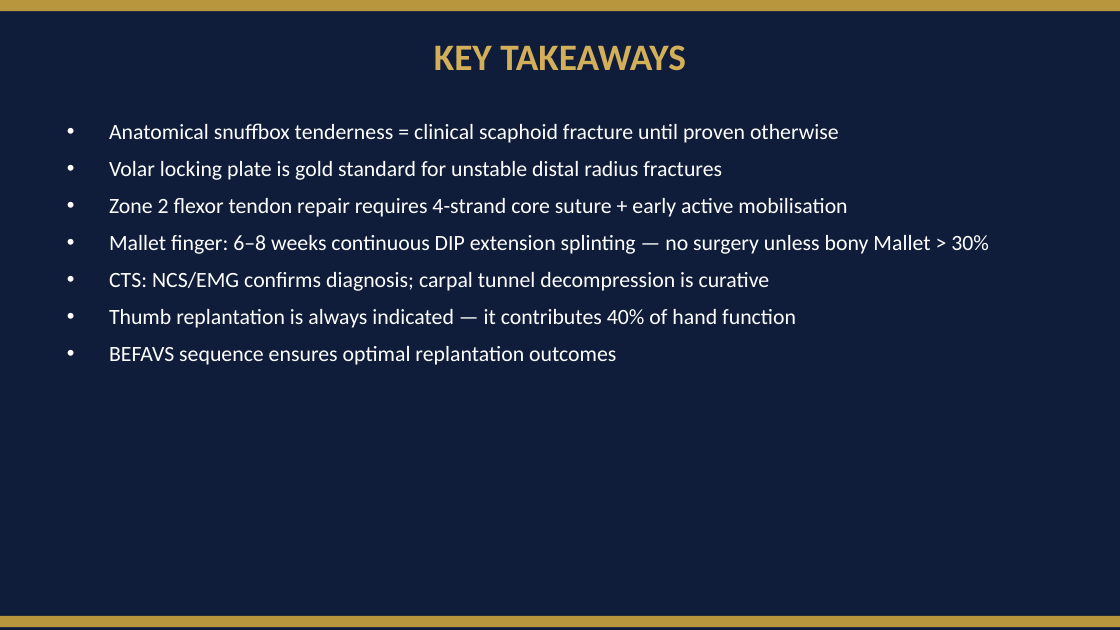
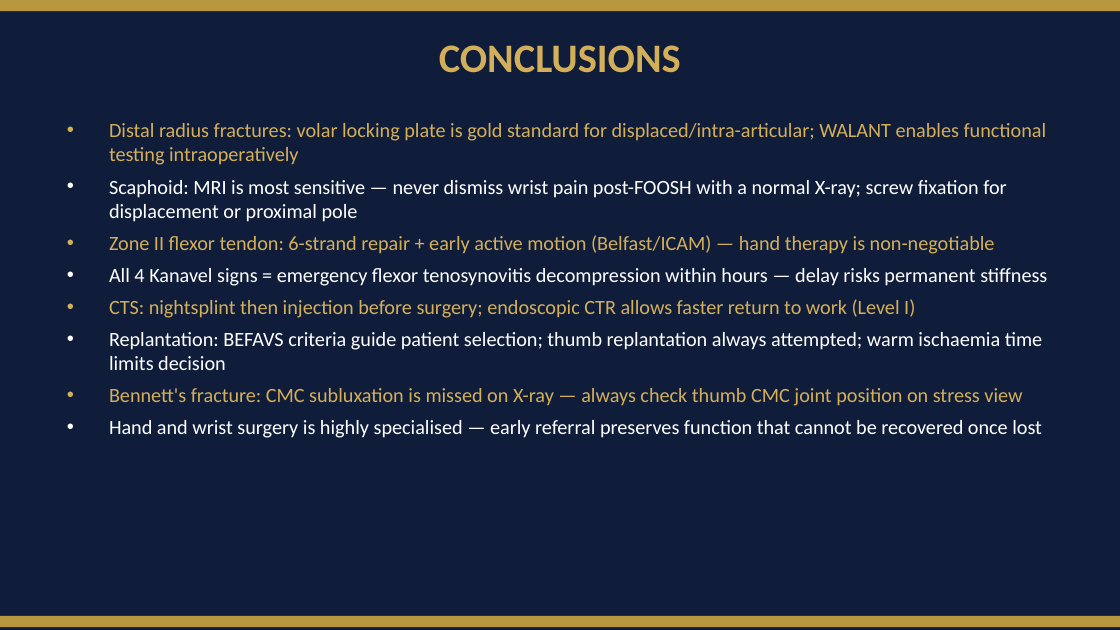
Before and after one commit to InfraXCoders/ortho-chronicles, a slide deck: slide 21 of slides/hand-wrist-injuries.pptx (slide 8 before the commit). Drawn at 1120x630 pixels with LibreOffice and Linux fonts; fonts in the diff are those of the drawing. Boxes give left, top, right and bottom in pixels: in the first picture for what was removed or moved away, otherwise in the second. Text is boxed around its words. In the diff, an @@ line names an element or a change of style, - is before the commit and + after.

```diff
--- a/slides/hand-wrist-injuries.pptx
+++ b/slides/hand-wrist-injuries.pptx
@@ text at [439,45,681,73]: text changed; size 24 to 26 pt @@
-KEY TAKEAWAYS
+CONCLUSIONS
@@ text at [109,123,1047,438]: text changed; size 14 to 13 pt @@
-• Anatomical snuffbox tenderness = clinical scaphoid fracture until proven otherwise
-• Volar locking plate is gold standard for unstable distal radius fractures
-• Zone 2 flexor tendon repair requires 4-strand core suture + early active mobilisation
-• Mallet finger: 6–8 weeks continuous DIP extension splinting — no surgery unless bony Mallet > 30%
-• CTS: NCS/EMG confirms diagnosis; carpal tunnel decompression is curative
-• Thumb replantation is always indicated — it contributes 40% of hand function
-• BEFAVS sequence ensures optimal replantation outcomes
+• Distal radius fractures: volar locking plate is gold standard for displaced/intra-articular; WALANT enables functional testing intraoperatively
+• Scaphoid: MRI is most sensitive — never dismiss wrist pain post-FOOSH with a normal X-ray; screw fixation for displacement or proximal pole
+• Zone II flexor tendon: 6-strand repair + early active motion (Belfast/ICAM) — hand therapy is non-negotiable
+• All 4 Kanavel signs = emergency flexor tenosynovitis decompression within hours — delay risks permanent stiffness
+• CTS: nightsplint then injection before surgery; endoscopic CTR allows faster return to work (Level I)
+• Replantation: BEFAVS criteria guide patient selection; thumb replantation always attempted; warm ischaemia time limits decision
+• Bennett's fracture: CMC subluxation is missed on X-ray — always check thumb CMC joint position on stress view
+• Hand and wrist surgery is highly specialised — early referral preserves function that cannot be recovered once lost
```
Also in this commit, not shown: 1 other slide changed, 19 slides added, 6 slides removed, 10 other files.
